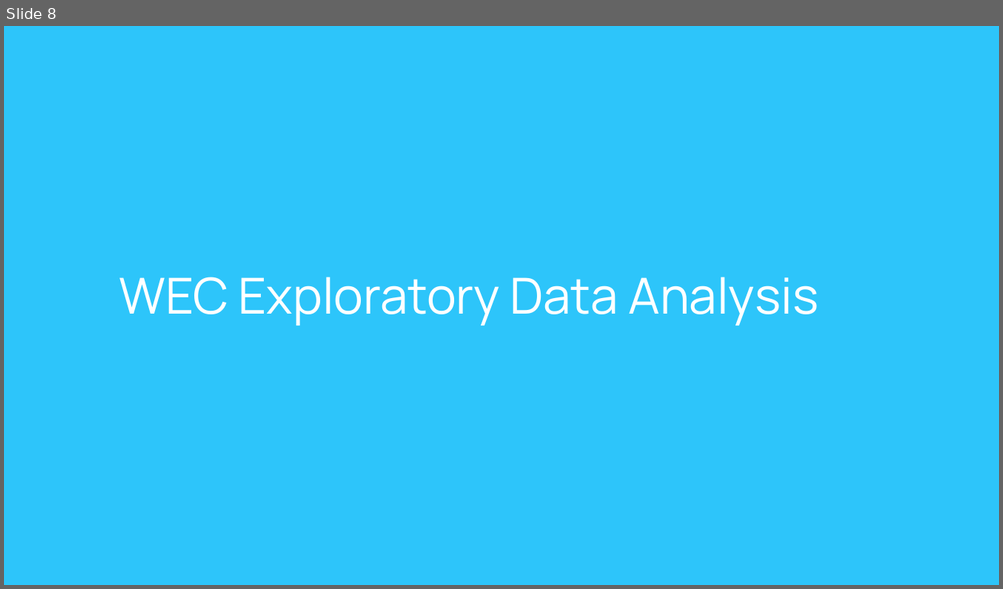
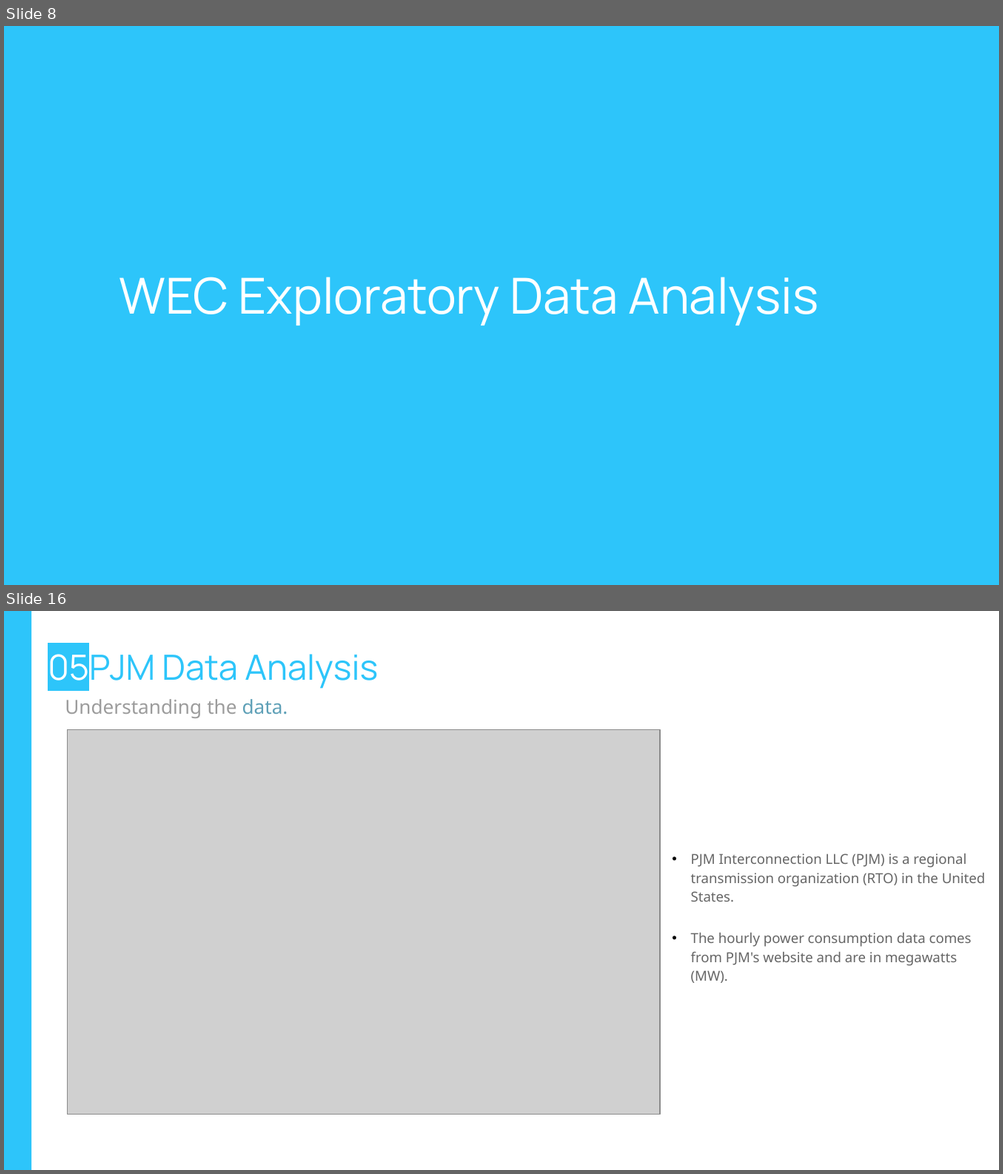
Before and after one commit to Edoardo1996/iornhack-final-project, a slide deck: pres/Ironhac-final-project.pptx. Shown one above the other, each under a label of ours: slide 8 before the commit, slides 8 and 16 after it; the slides between them are not shown. The pictures are 1003x589 and 1003x1174 pixels, drawn with LibreOffice and Linux fonts; fonts in the diff are those of the drawing; grey boxes stand for pictures; background and template pictures are left out. Boxes give left, top, right and bottom in pixels: in the first picture for what was removed or moved away, otherwise in the second. Text is boxed around its words. In the diff, an @@ line names an element or a change of style, - is before the commit and + after.

```diff
--- a/pres/Ironhac-final-project.pptx
+++ b/pres/Ironhac-final-project.pptx
@@ slide 16 added at (4,611,999,1170), background #FFFFFF @@
@@ rectangle added at (4,611,31,1170), fill #2DC5FA @@
@@ title added at (48,647,378,689), 25.2 pt, text #2DC5FA @@
+05PJM Data Analysis
@@ text added at (65,699,288,718), 14 pt, text #9C9C9C @@
+Understanding the data.
@@ picture added at (67,729,660,1114) @@
@@ text added at (691,854,985,983), 10 pt, text #666666 @@
+• PJM Interconnection LLC (PJM) is a regional transmission organization (RTO) in the United States.
+• The hourly power consumption data comes from PJM's website and are in megawatts (MW).
```
Also in this commit, not shown: 6 slides changed, 11 other slides added, 23 slides removed, 3 other files.
